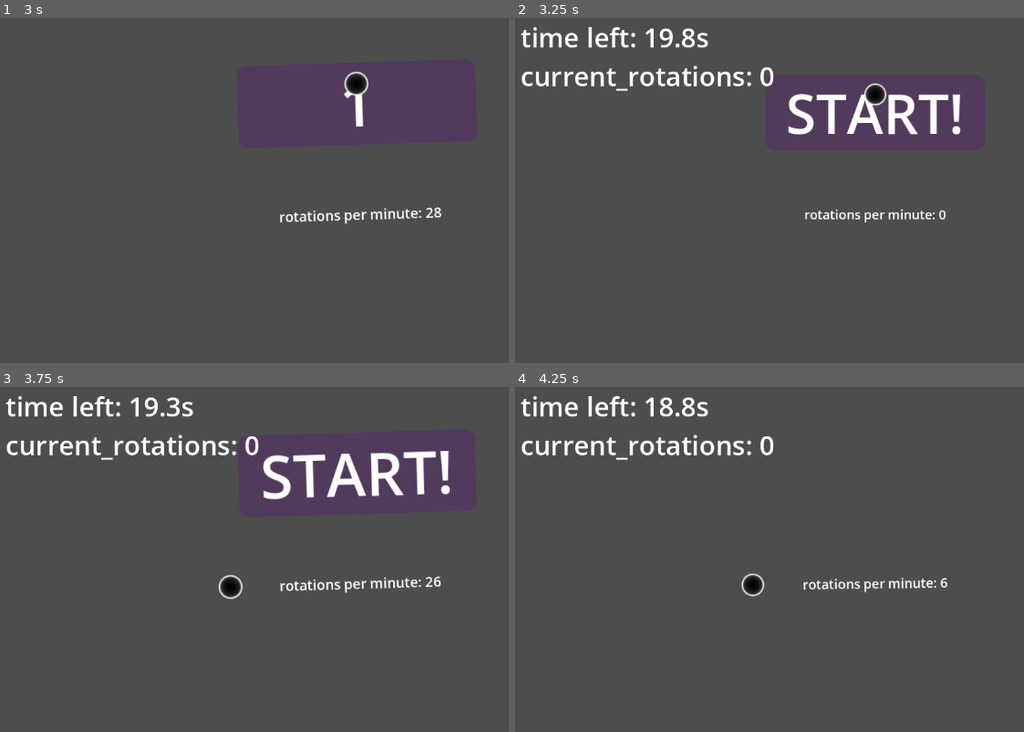
Above: before the commit, frames 1-4 (two rows, left to right).
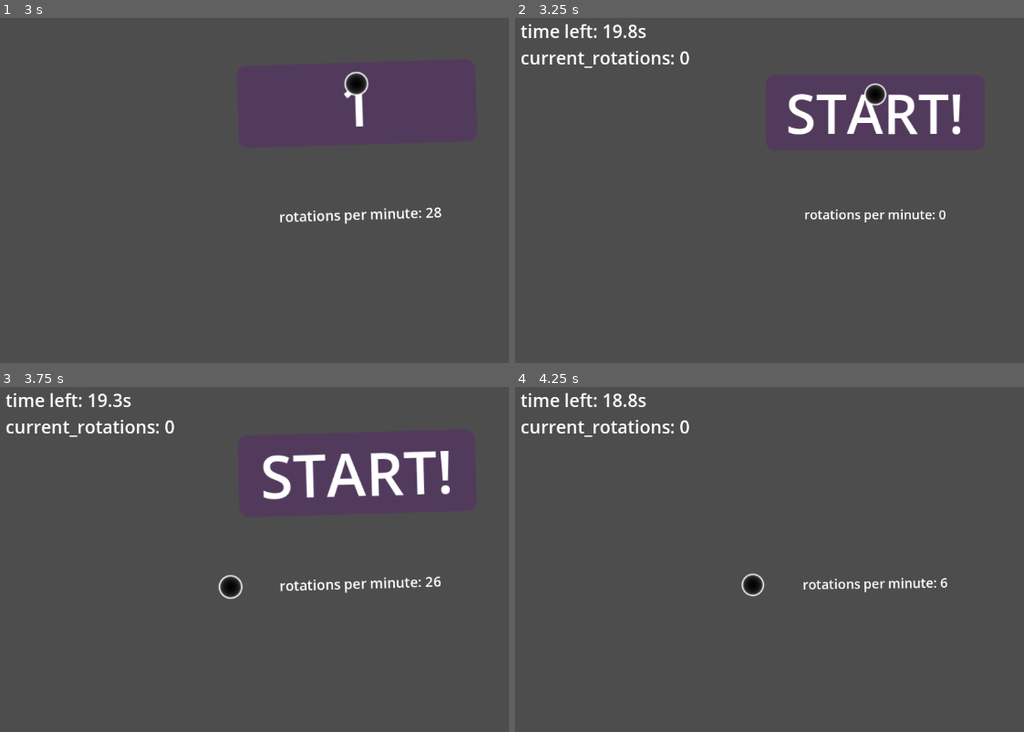
Above: after the commit, the same moments.

Repository: geekazodium/churn-tester-2000
Game: Godot game, scene res://main_scene/main.tscn
Same seed, same stepped clock (60 frames per second), same inputs: the game is played once before the commit and once after it.
Inputs:
- Up to frame 1 (3 s): tap Enter at 0.5 s; hold D (right) 0.53-1.28 s; hold S (down) 1.28-2.03 s; hold D (right) 2.03-2.78 s; hold W (up) from 2.78 s (still down)
- Up to frame 2 (3.25 s): keep holding W (up)
- Up to frame 3 (3.75 s): release W (up) at 3.53 s; hold A (left) from 3.53 s (still down)
- Up to frame 4 (4.25 s): keep holding A (left)

Frame 1 is identical in both runs. In frame 2, 2.7% of the frame differs, in the area x 1-51%, y 1-22%; in frame 3, 2.7%; in frame 4, 2.7%.

Commit message:
feature: tweaked main scene display

Diff:
--- a/main_scene/main.tscn
+++ b/main_scene/main.tscn
@@ -131,7 +131,7 @@
 offset_top = 16.0
 offset_right = 296.0
 offset_bottom = 135.0
-theme_override_font_sizes/font_size = 42
+theme_override_font_sizes/font_size = 28
 text = "time: 20s
 rotations: 200"
 script = ExtResource("8_4lcg6")
--- a/main_scene/results_display.gd
+++ b/main_scene/results_display.gd
@@ -1,5 +1,5 @@
 extends Container
 
 func _on_main_game_ended(rotation_count: float) -> void:
-	$ResultsLabel.text = "YOUR ROTATION COUNT: %.3f" % [rotation_count];
+	$ResultsLabel.text = "YOUR ROTATION COUNT: %.3f in %.0fs" % [rotation_count, 20];
 	self.visible = true;
